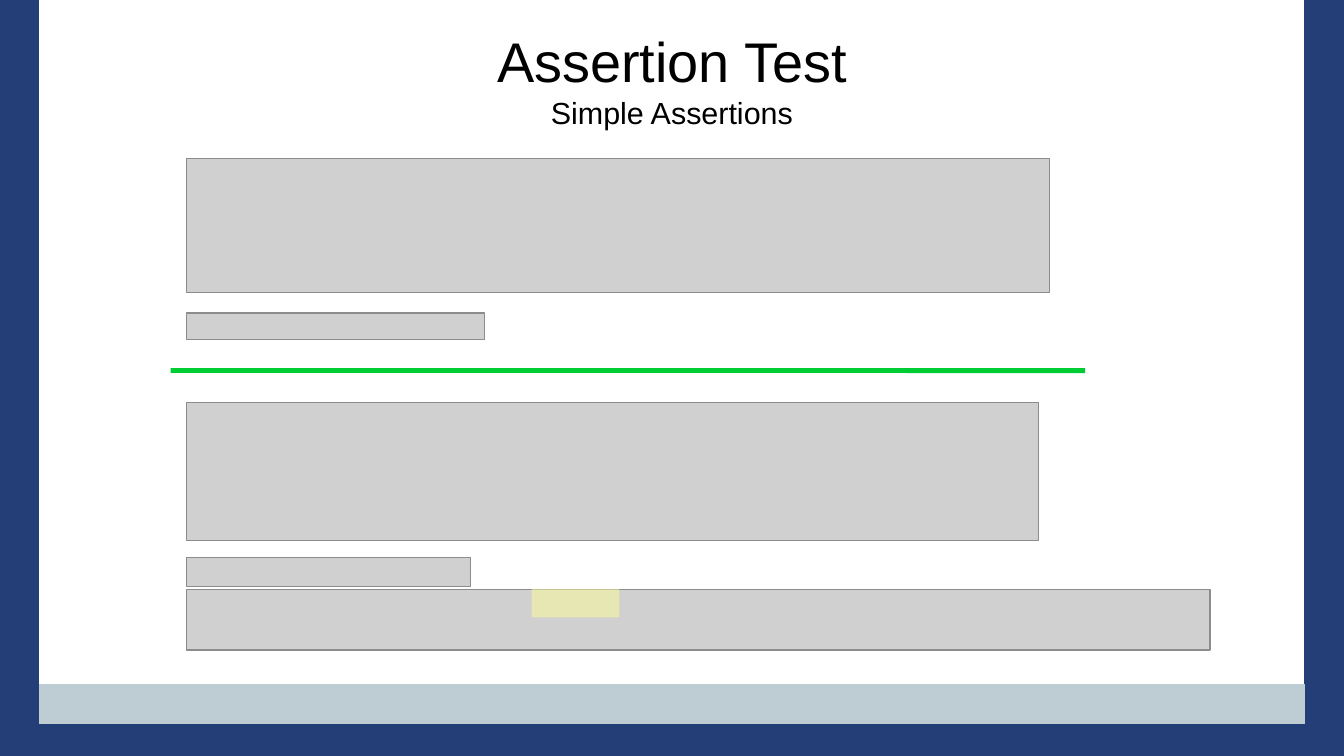
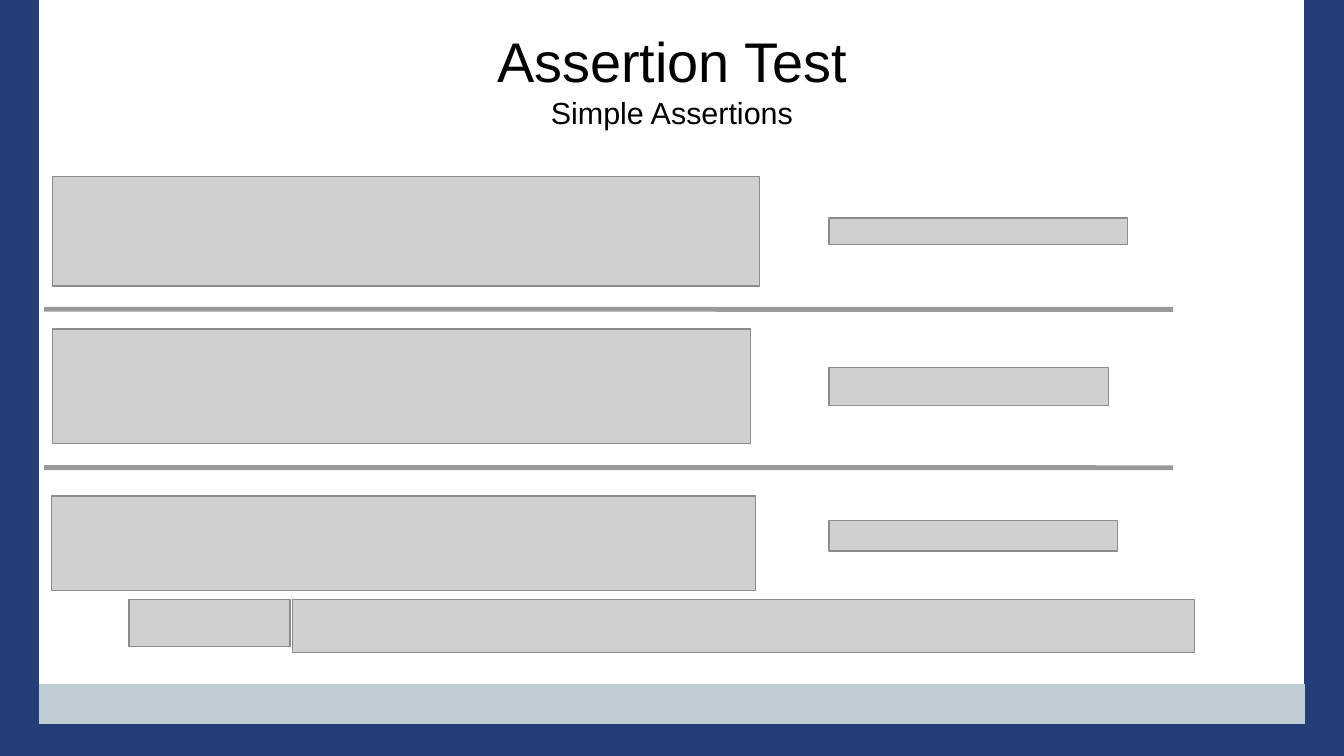
Before and after one commit to PennState/junit5-presentation, a slide deck: slide 21 of src/site/presentation/Junit5_Presentation_JavaOne_2016.odp (slide 18 before the commit). Drawn at 1344x756 pixels with LibreOffice and Linux fonts; fonts in the diff are those of the drawing; grey boxes stand for pictures; background and template pictures are left out. Boxes give left, top, right and bottom in pixels: in the first picture for what was removed or moved away, otherwise in the second. Text is boxed around its words. In the diff, an @@ line names an element or a change of style, - is before the commit and + after.

```diff
--- a/src/site/presentation/Junit5_Presentation_JavaOne_2016.odp
+++ b/src/site/presentation/Junit5_Presentation_JavaOne_2016.odp
@@ picture: place and size @@
-picture at (187,159,1050,293)
+picture at (52,177,760,287)
@@ picture added at (829,218,1128,245) @@
@@ line moved from (171, 371) - (1085, 371) to (44, 310) - (1173, 310) @@
@@ line (44, 310) - (1173, 310): stroke #00CC33 2.89 pt to #999999 2.89 pt @@
@@ picture: place and size @@
-picture at (187,313,485,340)
+picture at (52,329,751,444)
@@ picture: place and size @@
-picture at (187,402,1039,540)
+picture at (829,367,1109,405)
@@ line added from (44, 468) to (1173, 468), #999999 2.89 pt @@
@@ picture: place and size @@
-picture at (187,557,471,587)
+picture at (51,496,756,590)
@@ picture added at (829,521,1117,551) @@
@@ rectangle removed at (532,589,620,617) @@
@@ picture added at (129,600,290,648) @@
@@ picture: place and size @@
-picture at (187,589,1211,650)
+picture at (293,600,1195,652)
```
Also in this commit, not shown: 46 other slides changed, 18 slides added, 8 slides removed.
